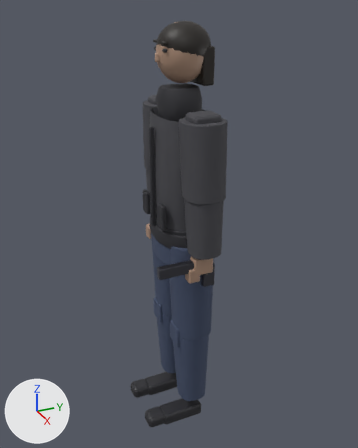
The FBX model game/Assets/Resources/Generated/player/scene.fbx, before and after one commit.
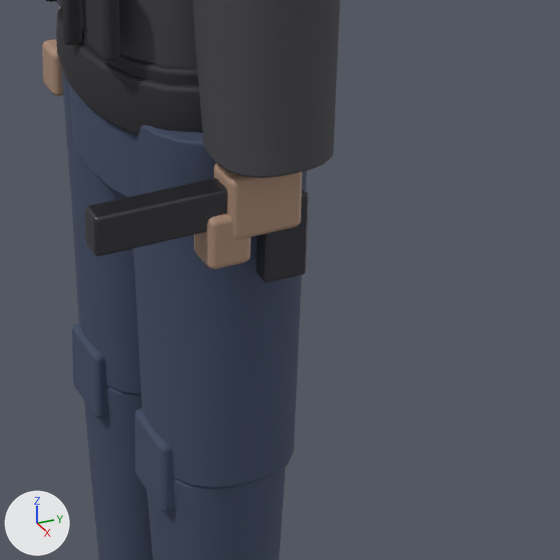
There are two pictures of each version: one whole from a 50 mm lens placed at (1.778, -0.812, 2.663), pointed at (-0.012, -0.006, 1.768), one close up on the part from 38% to 78% of the width and 48% to 80% of the height. The lights are fixed; the arrows at lower left show +X, +Y and +Z. The older version's two pictures come first. Where no turn or scale is listed for an object, it has been applied to the vertices.

Objects in the first close-up: 'fingers_r', 'fore_r', 'jkt_hem', 'jkt_torso', 'kneepad_r', 'palm_r', 'pants_pelvis', 'pistol_grip', 'pistol_slide', 'shin_l', 'shin_r', 'thigh_l', 'thigh_r' and 5 more.
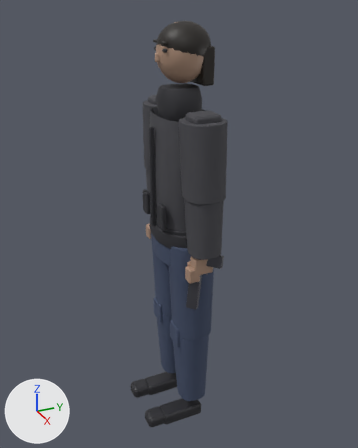
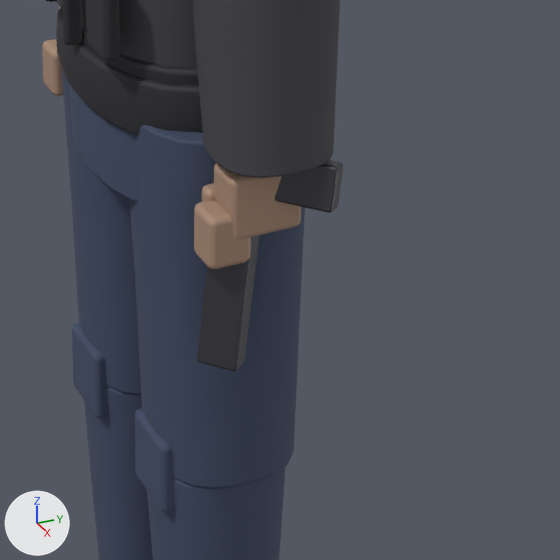
The change, as a list of edits to the scene's bpy script:
```text
Change ob_pistol_slide:
    ob_pistol_slide.location: (-0.017, 0.1, -0.28) -> (-0.0163, 0.0414, -0.37)
    ob_pistol_slide.rotation_euler: (0.0, 0.0, 0.0) -> (-1.555, 0.23, -0.824)  # degrees (0, 0, 0) -> degrees (-89, 13, -47)
Change ob_pistol_grip:
    ob_pistol_grip.location: (-0.017, -0.018, -0.334) -> (-0.0392, -0.0161, -0.256)
    ob_pistol_grip.rotation_euler: (0.0, 0.0, 0.0) -> (-1.555, 0.23, -0.824)  # degrees (0, 0, 0) -> degrees (-89, 13, -47)
```

Pixel boxes [x1, y1, x2, y2] of what changed, in the close-ups (560 x 560 px):
'pistol_slide', moved, turned: before [85, 178, 228, 256]; after [197, 235, 259, 371]
'pistol_grip', moved, turned: before [256, 188, 308, 283]; after [275, 160, 343, 213]
